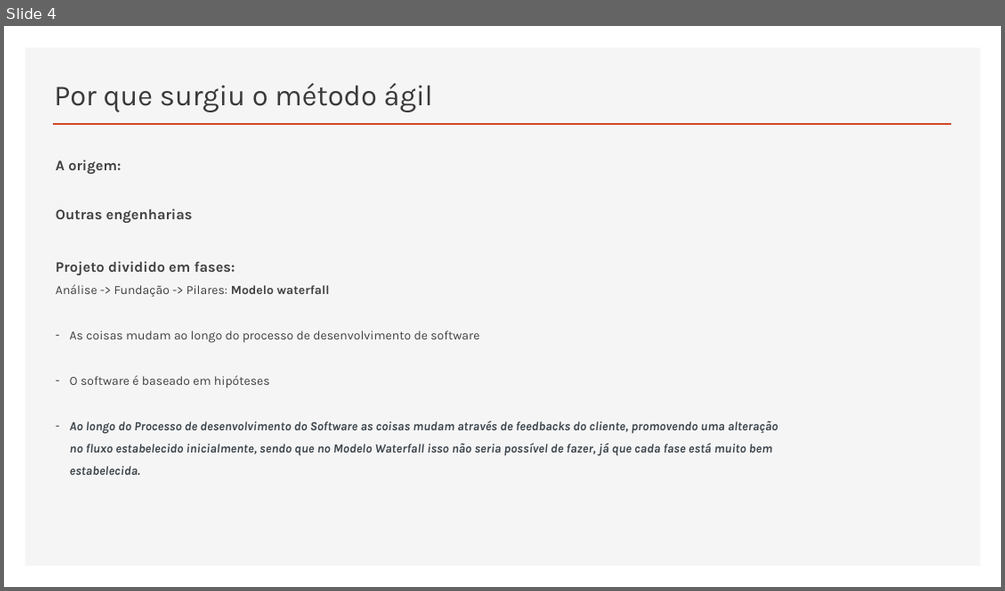
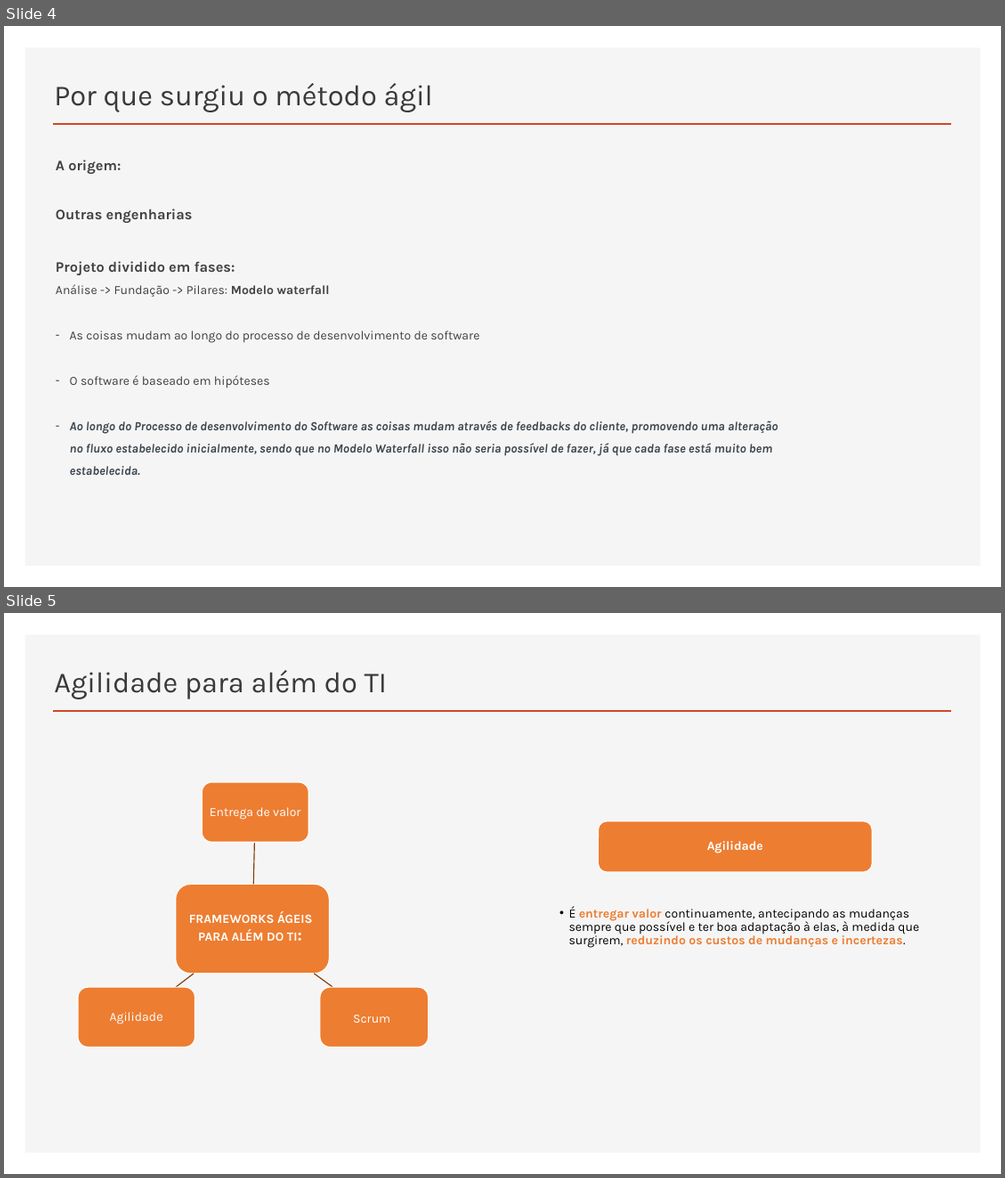
Before and after one commit to RaizaCirne/app-flex, a slide deck: Trilhas/[Business Agility T5 - ONE]/01..Agilidade-promovendo_a_transformacao_agil.pptx. Shown one above the other, each under a label of ours: slide 4 before the commit, slides 4 and 5 after it. The pictures are 1005x591 and 1005x1178 pixels, drawn with LibreOffice and Linux fonts; fonts in the diff are those of the drawing. Boxes give left, top, right and bottom in pixels: in the first picture for what was removed or moved away, otherwise in the second. Text is boxed around its words. In the diff, an @@ line names an element or a change of style, - is before the commit and + after.

```diff
--- a/Trilhas/[Business Agility T5 - ONE]/01..Agilidade-promovendo_a_transformacao_agil.pptx
+++ b/Trilhas/[Business Agility T5 - ONE]/01..Agilidade-promovendo_a_transformacao_agil.pptx
@@ slide 5 added at (x1=4, y1=613, x2=1001, y2=1174), background #FFFFFF; not listed: 2 template elements that a slide beside it also shows @@
@@ title added at (x1=54, y1=670, x2=387, y2=699), 28 pt, text #3B3838 @@
+Agilidade para além do TI
@@ rounded rectangle added at (x1=599, y1=821, x2=872, y2=872), fill #ED7D31, outline #FFFFFF 1 pt @@
@@ text added at (x1=707, y1=841, x2=763, y2=853), 12 pt, text #FFFFFF, bold @@
+Agilidade
@@ text added at (x1=569, y1=906, x2=919, y2=948), 12 pt, text #000000 @@
+  • É entregar valor continuamente, antecipando as mudanças sempre que possível e ter boa adaptação à elas, à medida que surgirem, reduzindo os custos de mudanças e incertezas.
@@ group added at (x1=78, y1=782, x2=429, y2=1046): 4 rounded rectangles, 4 texts, 3 freeform shapes @@
+FRAMEWORKS ÁGEIS
+PARA ALÉM DO TI:
+Entrega de valor
+Scrum
+Agilidade
```
Also in this commit, not shown: 8 other slides added.
